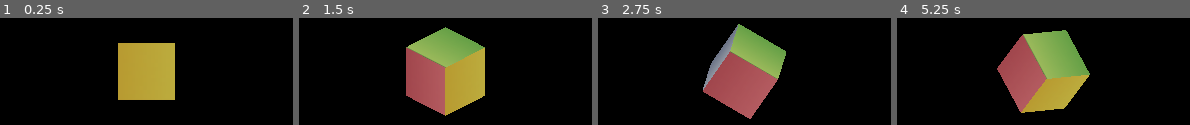
Above: before the commit, frames 1-4 (left to right).
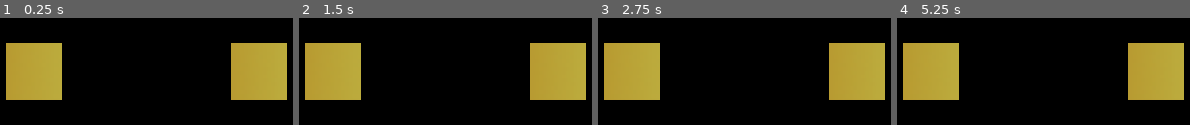
Above: after the commit, the same moments.

Repository: manabreak/ld57
Game: Godot game, scene res://root.tscn
Two runs of this game, one before a commit and one after it. Both use one fixed random seed, a clock stepped at 60 frames per second and the inputs below.
Inputs (mouse positions are in pixels of both pictures, inside the frame that each line leads up to):
- Up to frame 1 (0.25 s): no input
- Up to frame 2 (1.5 s): tap Enter at 0.5 s; move the mouse to (outside the picture) at 0.52 s; hold Right (rotate_right) 0.53-1.28 s; click (outside the picture) at 0.67 s; tap Space at 1.25 s; move the mouse to (outside the picture) at 1.27 s; hold Down (rotate_down) from 1.28 s (still down); click (outside the picture) at 1.42 s
- Up to frame 3 (2.75 s): tap Enter at 2 s; move the mouse to (outside the picture) at 2.02 s; release Down (rotate_down) at 2.03 s; hold Right (rotate_right) from 2.03 s (still down); click (outside the picture) at 2.17 s
- Up to frame 4 (5.25 s): tap Space at 2.75, 4.25 s; move the mouse to (outside the picture) at 2.77 s; release Right (rotate_right) at 2.78 s; hold Up (rotate_up) 2.78-3.53 s; click (outside the picture) at 2.92 s; tap Enter at 3.5 s; move the mouse to (outside the picture) at 3.52 s; hold Left (rotate_left) 3.53-5.03 s; click (outside the picture) at 3.67 s; move the mouse to (outside the picture) at 4.27 s; click (outside the picture) at 4.42 s; move the mouse to (1084, 71) at 5.02 s; hold Down (rotate_down) from 5.03 s (still down); click (1084, 71) at 5.17 s

The runs differ from the first frame. In frame 1, 31% of the frame differs, in the area x 2-98%, y 23-77%; in frame 2, 38%, in the area x 2-98%, y 8-92%; in frame 3, 35%; in frame 4, 38%.

Commit message:
Rotation stuff works

Diff:
--- a/ColorCube.tscn
+++ b/ColorCube.tscn
@@ -15,3 +15,5 @@
 
 [node name="CollisionShape3D" type="CollisionShape3D" parent="."]
 shape = SubResource("BoxShape3D_pq8q7")
+
+[connection signal="input_event" from="." to="." method="_on_input_event"]
--- a/Cubes.gd
+++ b/Cubes.gd
@@ -1,2 +1,69 @@
 class_name Cubes
 extends Node3D
+
+const SPEED = 5.0
+const STEP = 90.0
+
+
+@export
+var start_orientation: Vector3
+
+signal rotated(Cubes)
+
+## The correct solution orientation
+var solution: Quaternion = Quaternion.IDENTITY
+
+## Slerp target
+var target_rotation: Quaternion = Quaternion.IDENTITY
+
+func _process(delta: float) -> void:
+	if Input.is_action_just_pressed("container_left"):
+		rotate_left()
+		debug_print()
+	elif Input.is_action_just_pressed("container_right"):
+		rotate_right()
+		debug_print()
+
+
+func debug_print():
+	# print("- Orientation now: " + str(target_rotation))
+	# print("- Solution: " + str(solution))
+
+	var target_euler = target_rotation.get_euler()
+	var solution_euler = solution.get_euler()
+	# print("- Orientation euler: " + str(target_euler))
+	# print("- Solution euler: " + str(solution_euler))
+
+	var angles = Vector3(rad_to_deg(target_euler.x), rad_to_deg(target_euler.y), rad_to_deg(target_euler.z))
+	# print("Target angles: " + str(angles))
+
+
+
+func _physics_process(delta: float) -> void:
+	var current_quat = transform.basis.get_rotation_quaternion()
+	var new_quat = current_quat.slerp(target_rotation, delta * SPEED)
+	transform.basis = Basis(new_quat)
+
+
+func rotate_down() -> void:
+	# print("Rotate down")
+	target_rotation = Quaternion(Vector3.RIGHT, deg_to_rad(STEP)) * target_rotation
+	emit_signal("rotated", self)
+
+
+func rotate_up() -> void:
+	# print("Rotate up")
+	target_rotation = Quaternion(Vector3.RIGHT, deg_to_rad(-STEP)) * target_rotation
+	emit_signal("rotated", self)
+
+
+func rotate_left() -> void:
+	# print("Rotate left")
+	target_rotation = Quaternion(Vector3.UP, deg_to_rad(-STEP)) * target_rotation
+	emit_signal("rotated", self)
+
+
+func rotate_right() -> void:
+	# print("Rotate right")
+	target_rotation = Quaternion(Vector3.UP, deg_to_rad(STEP)) * target_rotation
+	emit_signal("rotated", self)
--- a/GameController.gd
+++ b/GameController.gd
@@ -5,11 +5,32 @@
 		"name": "Level 1",
 		"targets": [
 			{
+				"pos": "3.0, 0.0, 0.0",
+				"rot": "0.353553, 0.353553, 0.146447, 0.853553"
+			}
+		]
+	},
+	{
+		"name": "Level 2",
+		"targets": [
+			{
+				"pos": "2.0, 0.0, 2.0",
+				"rot": "0.353553, 0.353553, 0.146447, 0.853553"
+			},
+			{
+				"pos": "2.0, 0.0, -2.0",
+				"rot": "0.353553, 0.353553, 0.146447, 0.853553"
+			},
+			{
+				"pos": "-2.0, 0.0, -2.0",
 				"rot": "0.353553, 0.353553, 0.146447, 0.853553"
 			}
 		]
 	}
 ]
+
+@export
+var selection_sprite: Sprite2D
 
 @export
 var cube_scene: PackedScene
@@ -19,13 +40,28 @@
 var cube_targets = []
 var cube_states = []
 
+var current_selection: int = -1
+
 func _ready() -> void:
-	load_level(0)
+	selection_sprite.modulate.a = 0.0
+	selection_sprite.scale = Vector2(0.6, 0.6)
+
+	var scale_tween = create_tween()
+	scale_tween.set_loops()
+	scale_tween.tween_property(selection_sprite, "scale", Vector2(0.55, 0.55), 1.65).set_ease(Tween.EASE_IN_OUT).set_trans(Tween.TRANS_SINE)
+	scale_tween.tween_property(selection_sprite, "scale", Vector2(0.65, 0.65), 1.65).set_ease(Tween.EASE_IN_OUT).set_trans(Tween.TRANS_SINE)
+
+	load_level(1)
 	# $TestCube.solution = Quaternion(Vector3.RIGHT, deg_to_rad(45.0)) * Quaternion(Vector3.UP, deg_to_rad(45.0))
 
 
 func load_level(level: int) -> void:
 	current_level = level
+
+	for cube in $Cubes.get_children():
+		$Cubes.remove_child(cube)
+		cube.queue_free()
+
 	cube_targets.clear()
 	cube_states.clear()
 
@@ -35,6 +71,11 @@
 	var targets = data["targets"]
 	print("Target object count: " + str(targets.size()))
 	for target in targets:
+		var pos_str: String = str(target["pos"])
+		var pos_parts = pos_str.split(", ")
+		var pos = Vector3(float(pos_parts[0]), float(pos_parts[1]), float(pos_parts[2]))
+		print("pos: " + str(pos))
+
 		var target_str: String = str(target["rot"])
 		var parts = target_str.split(", ")
 		var quat = Quaternion(float(parts[0]), float(parts[1]), float(parts[2]), float(parts[3]))
@@ -42,8 +83,10 @@
 		print("Solution: " + str(quat))
 
 		var cube = cube_scene.instantiate() as RotateScript
+		cube.position = pos
 		cube.solution = quat
 		cube.rotated.connect(self.cube_rotated)
+		cube.clicked.connect(self.cube_clicked)
 		$Cubes.add_child(cube)
 		cube_states.append(false)
 
@@ -64,6 +107,26 @@
 	print("Level complete? " + str(level_complete))
 
 
+func _process(delta: float) -> void:
+	if current_selection >= 0:
+		var cube = $Cubes.get_child(current_selection)
+		var global_pos = cube.global_position
+		var screen_pos = $Camera3D.unproject_position(global_pos)
+		selection_sprite.position = screen_pos
+
+
+func cube_clicked(cube: RotateScript) -> void:
+	current_selection = cube.get_index()
+
+	for c in $Cubes.get_children():
+		c.selected = false
+
+	cube.selected = true
+
+	var tween = create_tween()
+	tween.tween_property(selection_sprite, "modulate:a", 0.35, 0.3)
+
+
 func check_if_level_complete() -> bool:
 	for state in cube_states:
 		if state == false:
@@ -77,3 +140,7 @@
 	var quat = cube.target_rotation
 
 	return quat.is_equal_approx(target)
+
+
+func print_level() -> void:
+	pass
--- a/RotateScript.gd
+++ b/RotateScript.gd
@@ -8,6 +8,7 @@
 var start_orientation: Vector3
 
 signal rotated(RotateScript)
+signal clicked(RotateScript)
 
 ## The correct solution orientation
 var solution: Quaternion = Quaternion.IDENTITY
@@ -15,7 +16,12 @@
 ## Slerp target
 var target_rotation: Quaternion = Quaternion.IDENTITY
 
+var selected = false
+
 func _process(delta: float) -> void:
+	if not selected:
+		return
+
 	if Input.is_action_just_pressed("rotate_down"):
 		rotate_down()
 		debug_print()
@@ -28,6 +34,34 @@
 	elif Input.is_action_just_pressed("rotate_right"):
 		rotate_right()
 		debug_print()
+	elif Input.is_action_just_pressed("move_up"):
+		move_up()
+	elif Input.is_action_just_pressed("move_down"):
+		move_down()
+	elif Input.is_action_just_pressed("move_left"):
+		move_left()
+	elif Input.is_action_just_pressed("move_right"):
+		move_right()
+
+
+func move_up() -> void:
+	position.y += 0.5
+	emit_signal("rotated", self)
+
+
+func move_down() -> void:
+	position.y -= 0.5
+	emit_signal("rotated", self)
+
+
+func move_left() -> void:
+	position.x -= 0.5
+	emit_signal("rotated", self)
+
+
+func move_right() -> void:
+	position.x += 0.5
+	emit_signal("rotated", self)
 
 
 func debug_print():
@@ -72,3 +106,9 @@
 	# print("Rotate right")
 	target_rotation = Quaternion(Vector3.UP, deg_to_rad(STEP)) * target_rotation
 	emit_signal("rotated", self)
+
+
+func _on_input_event(camera: Node, event: InputEvent, event_position: Vector3, normal: Vector3, shape_idx: int) -> void:
+	if event is InputEventMouseButton and event.is_pressed():
+		print("Clicked a cube at index " + str(get_index()))
+		emit_signal("clicked", self)
--- a/project.godot
+++ b/project.godot
@@ -37,6 +37,41 @@
 "events": [Object(InputEventKey,"resource_local_to_scene":false,"resource_name":"","device":-1,"window_id":0,"alt_press …(195 unchanged characters)…
 ]
 }
+container_left={
+"deadzone": 0.2,
+"events": [Object(InputEventKey,"resource_local_to_scene":false,"resource_name":"","device":-1,"window_id":0,"alt_pressed":false,"shift_pressed":false,"ctrl_pressed":false,"meta_pressed":false,"pressed":false,"keycode":0,"physical_keycode":90,"key_label":0,"unicode":122,"location":0,"echo":false,"script":null)
+]
+}
+container_right={
+"deadzone": 0.2,
+"events": [Object(InputEventKey,"resource_local_to_scene":false,"resource_name":"","device":-1,"window_id":0,"alt_pressed":false,"shift_pressed":false,"ctrl_pressed":false,"meta_pressed":false,"pressed":false,"keycode":0,"physical_keycode":88,"key_label":0,"unicode":120,"location":0,"echo":false,"script":null)
+]
+}
+print_level={
+"deadzone": 0.2,
+"events": [Object(InputEventKey,"resource_local_to_scene":false,"resource_name":"","device":-1,"window_id":0,"alt_pressed":false,"shift_pressed":false,"ctrl_pressed":false,"meta_pressed":false,"pressed":false,"keycode":0,"physical_keycode":32,"key_label":0,"unicode":32,"location":0,"echo":false,"script":null)
+]
+}
+move_left={
+"deadzone": 0.2,
+"events": [Object(InputEventKey,"resource_local_to_scene":false,"resource_name":"","device":-1,"window_id":0,"alt_pressed":false,"shift_pressed":false,"ctrl_pressed":false,"meta_pressed":false,"pressed":false,"keycode":0,"physical_keycode":4194442,"key_label":0,"unicode":52,"location":0,"echo":false,"script":null)
+]
+}
+move_right={
+"deadzone": 0.2,
+"events": [Object(InputEventKey,"resource_local_to_scene":false,"resource_name":"","device":-1,"window_id":0,"alt_pressed":false,"shift_pressed":false,"ctrl_pressed":false,"meta_pressed":false,"pressed":false,"keycode":0,"physical_keycode":4194444,"key_label":0,"unicode":54,"location":0,"echo":false,"script":null)
+]
+}
+move_up={
+"deadzone": 0.2,
+"events": [Object(InputEventKey,"resource_local_to_scene":false,"resource_name":"","device":-1,"window_id":0,"alt_pressed":false,"shift_pressed":false,"ctrl_pressed":false,"meta_pressed":false,"pressed":false,"keycode":0,"physical_keycode":4194446,"key_label":0,"unicode":56,"location":0,"echo":false,"script":null)
+]
+}
+move_down={
+"deadzone": 0.2,
+"events": [Object(InputEventKey,"resource_local_to_scene":false,"resource_name":"","device":-1,"window_id":0,"alt_pressed":false,"shift_pressed":false,"ctrl_pressed":false,"meta_pressed":false,"pressed":false,"keycode":0,"physical_keycode":4194440,"key_label":0,"unicode":50,"location":0,"echo":false,"script":null)
+]
+}
 
 [rendering]
 
--- a/root.tscn
+++ b/root.tscn
@@ -1,16 +1,18 @@
-[gd_scene load_steps=5 format=3 uid="uid://kf060nswrhuh"]
+[gd_scene load_steps=6 format=3 uid="uid://kf060nswrhuh"]
 
 [ext_resource type="Script" uid="uid://cc7l2wp0425es" path="res://GameController.gd" id="1_pyidc"]
 [ext_resource type="PackedScene" uid="uid://dcsvujn42pf87" path="res://ColorCube.tscn" id="2_pyidc"]
 [ext_resource type="Script" uid="uid://cpli0mlj3x8xu" path="res://Cubes.gd" id="3_vvh5c"]
+[ext_resource type="Texture2D" uid="uid://cb172j0elo170" path="res://assets/selection.png" id="4_28aoi"]
 
 [sub_resource type="Environment" id="Environment_vvh5c"]
 background_mode = 1
 ambient_light_source = 2
 ambient_light_color = Color(1, 1, 1, 1)
 
-[node name="Root" type="Node3D"]
+[node name="Root" type="Node3D" node_paths=PackedStringArray("selection_sprite")]
 script = ExtResource("1_pyidc")
+selection_sprite = NodePath("CanvasLayer/SelectionSprite")
 cube_scene = ExtResource("2_pyidc")
 
 [node name="DirectionalLight3D" type="DirectionalLight3D" parent="."]
@@ -19,10 +21,17 @@
 sky_mode = 1
 
 [node name="Camera3D" type="Camera3D" parent="."]
-transform = Transform3D(1, 0, 0, 0, 1, 0, 0, 0, 1, 0, 0, 1.2575)
+transform = Transform3D(1, 0, 0, 0, 1, 0, 0, 0, 1, 0, 0, 10)
 environment = SubResource("Environment_vvh5c")
 projection = 1
 size = 8.0
+far = 100.0
 
 [node name="Cubes" type="Node3D" parent="."]
 script = ExtResource("3_vvh5c")
+
+[node name="CanvasLayer" type="CanvasLayer" parent="."]
+
+[node name="SelectionSprite" type="Sprite2D" parent="CanvasLayer"]
+modulate = Color(0.690196, 1, 0.654902, 1)
+texture = ExtResource("4_28aoi")
Binary file added: assets/rotate_left.png
Not shown, added: assets/rotate_left.png.import
Binary file added: assets/rotate_right.png
Not shown, added: assets/rotate_right.png.import
Binary file added: assets/triangle.png
Not shown, added: assets/triangle.png.import
